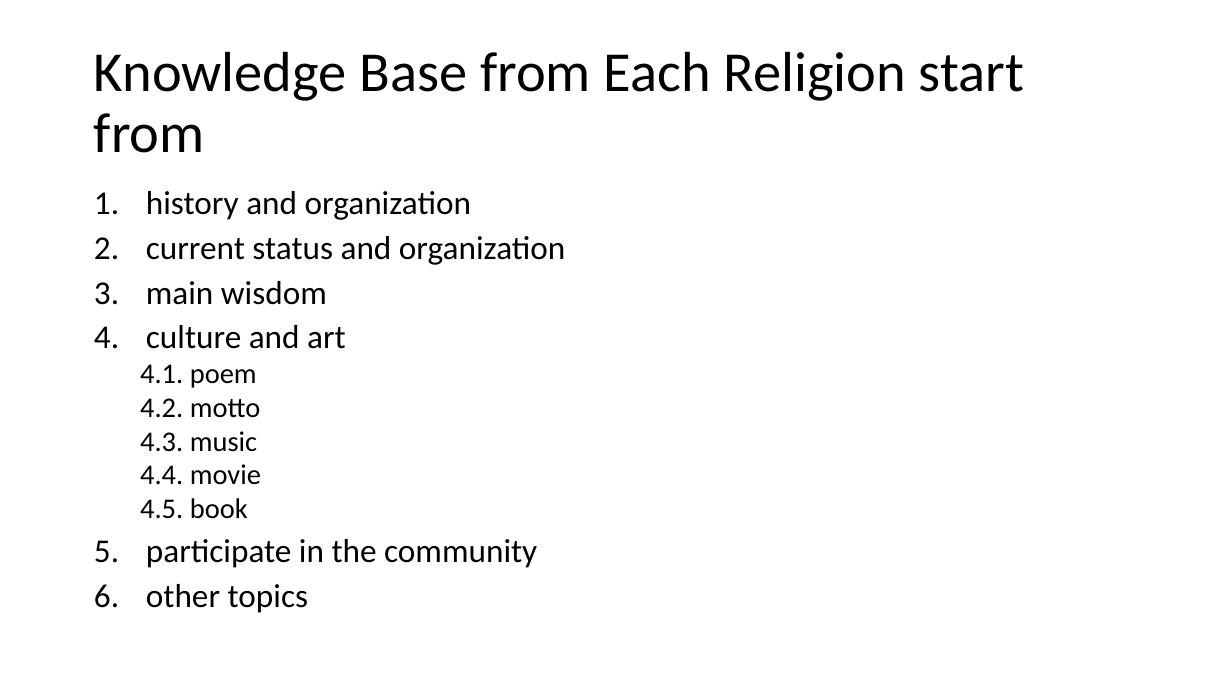
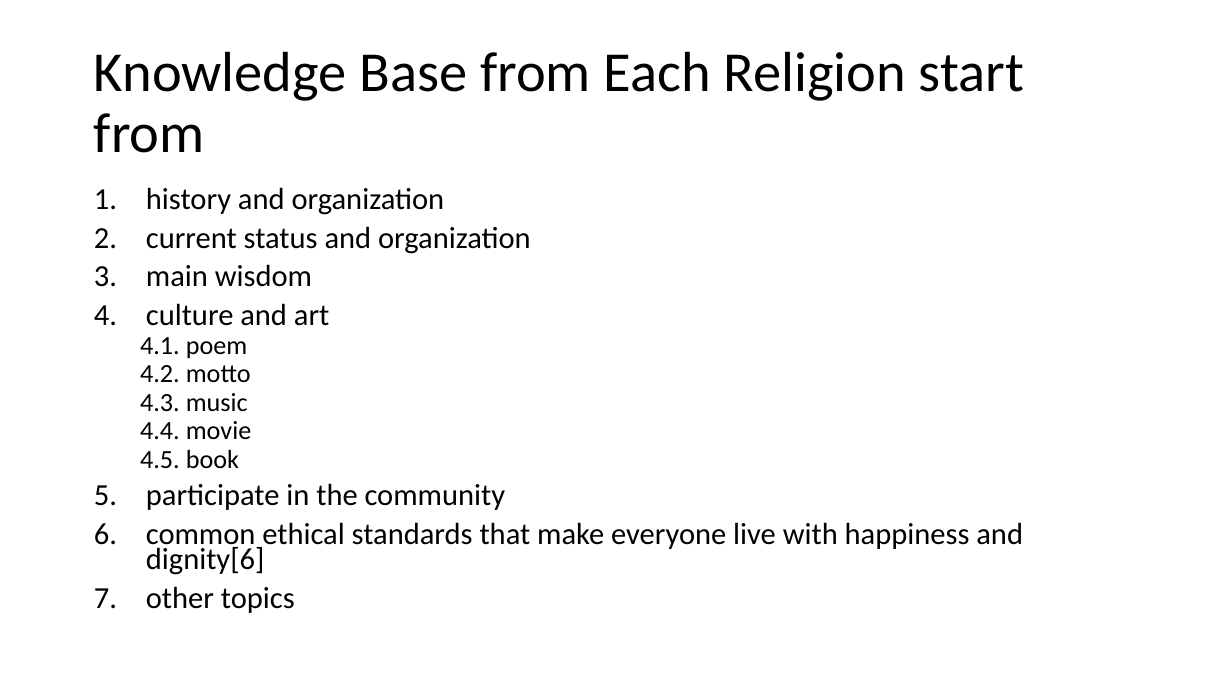
Before and after one commit to howardyang2009/Amber, a slide deck: slide 8 of P(Path)/RP(ReligionPath)/ReligionPath(EN).pptx. Drawn at 1232x693 pixels with LibreOffice and Linux fonts; fonts in the diff are those of the drawing. Boxes give left, top, right and bottom in pixels: in the first picture for what was removed or moved away, otherwise in the second. Text is boxed around its words. In the diff, an @@ line names an element or a change of style, - is before the commit and + after.

```diff
--- a/P(Path)/RP(ReligionPath)/ReligionPath(EN).pptx
+++ b/P(Path)/RP(ReligionPath)/ReligionPath(EN).pptx
@@ text at (140,187,531,613): size 25.9 to 23.8 pt in "history and organization", "current status and organization", "main wisdom", "culture and art" and 2 more places; size 22.2 to 20.4 pt in "4.1. poem", "4.2. motto", "4.3. music", "4.4. movie" and 1 more places; line spacing 0.8 to 0.7 @@
@@ text at (146,522,1023,575): paragraph added @@
+6. common ethical standards that make everyone live with happiness and dignity[6]
```
Also in this commit, not shown: 1 other slide changed, 4 other files.
